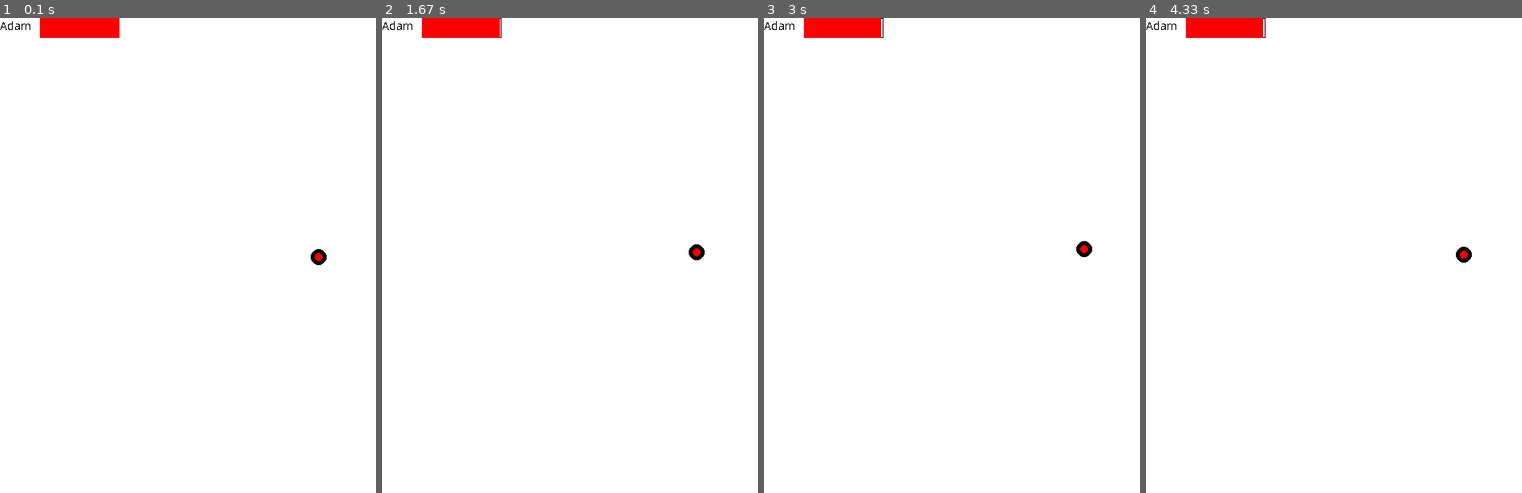
Above: before the commit, frames 1-4 (left to right).
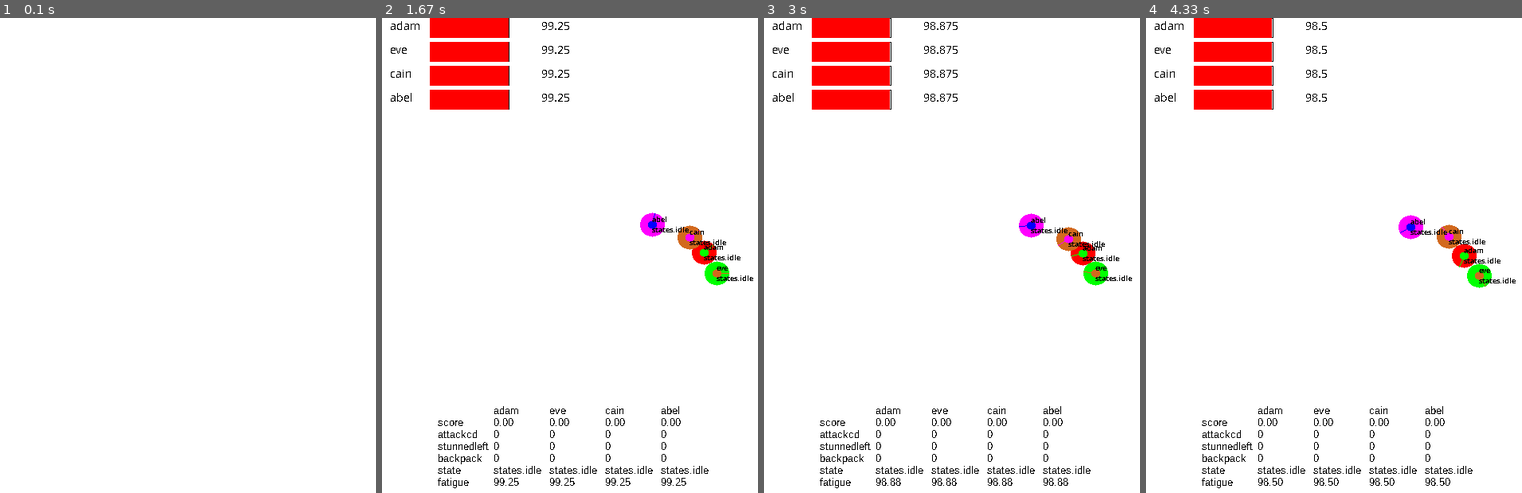
Above: after the commit, the same moments.

Repository: zaferyumruk/Unfed
Game: pygame game, started from pygame_try.py
The game is run twice, just before and just after one commit, with the same random seed, the same clock (stepped at 60 frames per second) and the same inputs.
Inputs:
- Up to frame 1 (0.1 s): no input
- Up to frame 2 (1.67 s): tap Enter at 0.33 s; tap Space at 0.67 s
- Up to frame 3 (3 s): tap Enter at 2 s
- Up to frame 4 (4.33 s): tap Space at 3.4 s

The runs differ from the first frame. In frame 1, 1.0% of the frame differs, in the area x 0-87%, y 0-53%; in frame 2, 5.2%; in frame 3, 5.2%, in the area x 0-98%, y 0-99%; in frame 4, 5.2%.

Commit message:
a neat debug HUD

Diff:
--- a/denemeler.py
+++ b/denemeler.py
@@ -1,9 +1,48 @@
 #%%
-import numpy as np
 
-np.random.rand(2)-0.5
+from pycallgraph import PyCallGraph
+from pycallgraph.output import GraphvizOutput
+from gatherer import gatherer
+tickrate = 60
+with PyCallGraph(output=GraphvizOutput()):
+    aaron = gatherer(tickrate=tickrate, startingpos=[380, 280])
+    aaron.update()
 
 
+#%%
+from gatherer import gatherer
+
+
+#%%
+dummy = gatherer()
+dummy.fatigue
+#%%
+a = None
+
+#%%
+
+from enum import Enum
+
+
+class foodtype(Enum):
+    berry = 1
+    apple = 2
+    pineapple = 3
+#%%
+def anf(a,b,c):
+    return (a,b,c)
+#%%
+[out1,out2,out3] = anf(1,2,3)
+#%%
+out1
+#%%
+np.arange(1, len(list(foodtype)))
+#%%
+dir(list(foodtype)[0].name)
+len(list(foodtype))
+#%%
+if not a:
+    print('waw')
 #%%
 int(a)
 
@@ -11,11 +50,12 @@
 b = a/np.linalg.norm(a)
 
 #%%
-list(b)
+import numpy as np
+np.arctan(1/np.sqrt(3))/np.pi*360
 
 #%%
 class fatiquedrain():
-    move = 0.1
+    move = 1
     eat = 1
     attack = 3
 
@@ -31,15 +71,48 @@
     following = 2
     eating = 3
     digesting = 4
-
+#%%
+from gatherer import normalize
 
 #%%
-gathererstates.digesting
-
+norm = np.linalg.norm([0, 0])
+norm
 #%%
-out
+'%.2f' % (3.98344)
+#%%
+[0.0] * len([0,0,0])
+#%%
+type(1.0) is float
 
 #%%
 (out)
+#%%
+import pygame
+pygame.init()
+infofont = pygame.font.SysFont('tahoma', 13)
+#%%
+infofont.linesize()
+#%%
+namelabel = infofont.render(str('a'), False, (0, 0, 0))
 
 #%%
+namelabel.get_height()
+#%%
+class fatiguedrain():
+    move = 1  #0.05
+    collect = 1
+    attack = 4
+    beaten = 2
+    lookaround = 3
+    class fatiguedrain1():
+        move = 1  #0.05
+        collect = 1
+        attack = 4
+        beaten = 2
+        lookaround = 3
+
+#%%
+import pygame
+pygame.font.get_fonts()
+
+#%%
--- a/gatherer.py
+++ b/gatherer.py
@@ -1,75 +1,226 @@
 import numpy as np
 from enum import Enum
+
+# ! check this
+def normalize(alist):
+    norm = np.linalg.norm(alist)
+    if norm == 0.0:
+        return [0.0] * len(alist)
+    return [val / norm for val in alist]
+
+
+class containerStates(Enum):
+    empty = 1
+    nonempty = 2
 
 
 class states(Enum):
     idle = 1
     lookingaround = 2
-    following = 3
-    eating = 4
-    exhausted = 5
-
-
-
-class fatiguedrain():
-    move = 0.1
-    eat = 1
-    attack = 2
-    beaten = 4
-
-
-class gatherer():
-    def __init__(self, tickrate, fatigue = 100, startingpos = [0.0,0.0], speed = 2.5, direction = [1.0,1.0]):
+    moving = 3
+    following = 4
+    collecting = 5
+    attacking = 6
+    beaten = 7
+    exhausted = 8
+
+class boosts(Enum):
+    hotfeet = 1
+    devourer = 2
+    weeble = 3
+    strongarm = 4
+    ironlungs = 5
+
+
+class rules():
+    tickrate = 60
+    basespeed = 75 / tickrate #rate, pixels
+    startingfatigue = 100 #value
+    eatspeed = 1.0 / tickrate #rate
+    foodspawnchance = normalize([50, 10, 2]) #value
+    bashstunspan = 2 * tickrate #timespan
+    scoremultiplier = 10 #value
+    attackcd = 1 * tickrate #timespan
+    backpackcap = 5  #value
+    class fatiguedrain():
+        move = 0.1  # per pixel
+        collect = 1 #per action
+        attack = 4  #per action
+        beaten = 2  #per action
+        lookaround = 3  #per action
+    class foodtype(Enum):
+        berry = 1
+        apple = 2
+        pineapple = 3
+
+
+class mahluk():
+    def __init__(self, startingpos):
+        self.position = startingpos
+
+
+class food(mahluk):
+    def __init__(self, startingpos=[0.0, 0.0], foodtype=None):
+        super().__init__(startingpos)
+        self.assignfoodtype(foodtype)
+        self.assignfoodatts()
+        self.collected = False
+
+    def assignfoodtype(self, foodtype):
+        if foodtype is None:
+            idx = np.random.choice(
+                np.arange(0, len(list(rules.foodtype))), p=rules.foodspawnchance)
+            self.foodtype = list(rules.foodtype)[idx]
+        else:
+            self.foodtype = foodtype
+
+    def assignfoodatts(self):
+        if self.foodtype == rules.foodtype.berry:
+            self.amount = 1
+            self.boost = None
+        elif self.foodtype == rules.foodtype.apple:
+            self.amount = 2
+            self.boost = None
+        elif self.foodtype == rules.foodtype.pineapple:
+            self.amount = 1
+            idx = np.random.choice(np.arange(0, len(list(boosts))))
+            self.boost = boosts[idx]
+        else:
+            self.boost = None
+            self.amount = 0
+
+
+class gatherer(mahluk):
+    def __init__(self,
+                 name = 'unnamed',
+                 fatigue=rules.startingfatigue,
+                 startingpos=[0.0, 0.0],
+                 direction=[1.0, 1.0]):
+        super().__init__(startingpos)
+
+        #attributes
+        self.name = name
         #variables
-        self.position = startingpos
         self.assingdirection(direction)
+        self.speed = rules.basespeed
         self.fatigue = fatigue
         self.state = states.idle
-        self.belly = None
+        self.backpack = 0
         self.boosts = []
         self.modifier = {
             'fatiguedrain': 1.0,
             'speed': 1.0,
-            'eattime': 1.0,
+            'eatspeed': 1.0,
             'stuntime': 1.0,
-            'stunnedtime': 1.0
+            'stunnedtime': 1.0,
+            'attackcd':1.0
         }
-
-        # attributes
-        self.speedbase = speed
-        self.eattimebase = 3
-        self.stunbase = 4
+        self.stunnedleft = 0
+        self.attackcd = 0
+        self.currentcommand = None
+        self.currentvariables = []
+        self.score = 0
 
     def update(self):
-        self.mathStuff()
-        self.applyModifiers()
+        # self.checkStateBeaten()
+        # self.reflectBoostEffects()
+        self.consumeFood()
         self.step()
-        self.updateVision()
-
-    def applyModifiers(self):
-        self.speed = self.speedbase * self.modifier['speed']
-
-    def step(self):
-        fatigueloss = self.speed * fatiguedrain.move * self.modifier['fatiguedrain']
-        if self.fatigue != 0:
-            if self.fatigue < fatigueloss:
-                remains = self.fatigue / fatigueloss
-                self.fatigue = 0
-            else:
-                remains = 1
-                self.fatigue = self.fatigue - fatigueloss
-
-            self.position[0] = self.position[0] + self.direction[0] * self.speed * remains
-            self.position[1] = self.position[1] + self.direction[1] * self.speed * remains
-
-
-
+        # self.updateVision()
+
+    def checkStateBeaten(self):
+        if self.stunnedleft > 0:
+            self.stunnedleft = self.stunnedleft - 1
+            if self.stunnedleft <= 0:
+                self.states = states.idle
+
+    # * BASIC ACTIONS
+    # if food is collected beforehand in same step collectFood fails, next step update vision solves the disappearing food problem
+    def collectFood(self,food):
+        success = False
+        if food.collected is False:
+            success = self.addFood(food.amount)
+            if success:
+                food.collected = True
+        self.state = states.idle
+        return success
+
+    def bash(self,gatherer):
+        success = False
+        if self.attackcd <= 0.0:
+            _ = self.reducefatigue(rules.fatiguedrain.attack)
+            _ = gatherer.reducefatigue(rules.fatiguedrain.beaten)
+            gatherer.stunnedleft = rules.bashstunspan * self.modifier['stuntime'] * gatherer.modifier['stunnedtime']
+            gatherer.state = states.beaten
+            self.attackcd = rules.attackcd * self.modifier['attackcd']
+            self.addFood(gatherer.backpack)
+            gatherer.backpack = 0.0
+            success = True
+        return success
+
+    # reveal foods in whole map
+    def lookaround(self):
+        return None
+
+    # * UPDATES
+    def consumeFood(self):
+        tobeconsumed = rules.eatspeed * self.modifier['eatspeed']
+        [self.backpack, ratioeaten, _] = self.reduceLimited(self.backpack, tobeconsumed)
+        self.score = self.score + tobeconsumed * ratioeaten * rules.scoremultiplier
+
+    def reflectBoostEffects(self):
+        self.speed = rules.basespeed * self.modifier['speed']
+
+    # reveal foods within a vicinity, at no cost
+    # ! Please call after collect food or maybe after everything else
     def updateVision(self):
         return None
 
+
+    # * USEFUL BASIC FUNCTIONS
+    def reducefatigue(self, fatigueloss):
+        [self.fatigue, ratioextracted, state] = self.reduceLimited(
+            self.fatigue, fatigueloss)
+        if state == containerStates.empty:
+            self.state = states.exhausted
+        return ratioextracted
+
+    def addFood(self, foodamount):
+        success = False
+        if self.backpack < rules.backpackcap:
+            success = True
+            if (self.backpack + foodamount) > rules.backpackcap:
+                self.backpack = rules.backpackcap
+            else:
+                self.backpack = self.backpack + foodamount
+        return success
+
+    # uses speed and current direction
+    # ! PLEASE HANDLE (0,0) direction
+    def step(self):
+        fatigueloss = self.speed * rules.fatiguedrain.move * self.modifier['fatiguedrain']
+        if self.state != states.exhausted:
+            remains = self.reducefatigue(fatigueloss)
+            self.position[0] = self.position[
+                0] + self.direction[0] * self.speed * remains
+            self.position[1] = self.position[
+                1] + self.direction[1] * self.speed * remains
+
+    def reduceLimited(self, holdervariable, tobeextracted):
+        ratioextracted = 0.0
+        state = containerStates.empty
+        if holdervariable != 0.0:
+            if holdervariable <= tobeextracted:
+                ratioextracted = holdervariable / tobeextracted
+                holdervariable = 0.0
+            else:
+                holdervariable = holdervariable - tobeextracted
+                state = containerStates.nonempty
+                ratioextracted = 1.0
+        return holdervariable, ratioextracted, state
+
     def mathStuff(self):
         return None
 
-    def assingdirection(self,direction):
-        norm = np.linalg.norm(direction)
-        self.direction = [ax/norm for ax in direction]
+    def assingdirection(self, direction):
+        self.direction = normalize(direction)
--- a/pygame_try.py
+++ b/pygame_try.py
@@ -1,72 +1,157 @@
-#%%
 import pygame
+from pygame import gfxdraw
 import numpy as np
-from gatherer import gatherer
+from gatherer import gatherer, rules, food
 import random
-
-pygame.init()
-
-windowsize = (800,600)
-
-white = (255,255,255)
-black = (0,0,0)
-
-red = (255,0,0)
-green = (0,255,0)
-blue = (0,0,255)
-
-
-pygame.font.init() # you have to call this at the start,
-# if you want to use this module.
-myfont = pygame.font.SysFont('Comic Sans MS', 15) #This creates a new object on which you can call the render method.
 
 
 
 
-gameDisplay = pygame.display.set_mode(windowsize)
-pygame.display.set_caption('Unfed')
-gameDisplay.fill(white)
-clock = pygame.time.Clock()
+def main():
+    pygame.init()
 
-Running = True
-updating = False
-tickrate = 60
-
-adam = gatherer(tickrate=tickrate,startingpos=[400,300])
-
-while Running:
-    for event in pygame.event.get():
-        if event.type == pygame.QUIT:
-            Running = False
-            # quit()
-        # if event.type == pygame.MOUSEMOTION:
-        if event.type == pygame.KEYDOWN:
-            updating = True
-            adam.assingdirection(list(np.random.rand(2)-0.5))
-        if event.type == pygame.KEYUP:
-            updating = False
-
-    gameDisplay.fill(white)
-
-    if updating:
-        adam.update()
-        pygame
+    windowsize = [800,600]
 
 
 
-    textsurface = myfont.render('Adam', False, black) #This creates a new surface with text already drawn onto it. At the end you can just blit the text surface onto your main screen.
-
-    gameDisplay.blit(textsurface, (0, 0))
-    pygame.draw.rect(gameDisplay, black, [50, 0, 100, 25], 1)
-    pygame.draw.rect(gameDisplay, red, [50, 0,  int(adam.fatigue), 25], 0)
-    pygame.draw.circle(gameDisplay, black, [int(pos) for pos in adam.position], 10)
-    pygame.draw.circle(gameDisplay, red, [int(pos) for pos in adam.position],5)
+    white = (255,255,255)
+    black = (0,0,0)
+    chocolate = (210, 105, 30)
+    red = (255,0,0)
+    green = (0,255,0)
+    blue = (0,0,255)
+    magenta = (255, 0, 255)
+    colors = [
+        red,
+        green,
+        chocolate,
+        magenta,
+        blue
+    ]
 
 
-    # quit()
+    pygame.font.init() # you have to call this at the start,
+    # if you want to use this module.
+    myfont = pygame.font.SysFont('Comic Sans MS', 15) #This creates a new object on which you can call the render method.
+    labelfont = pygame.font.SysFont('Comic Sans MS', 10, True)
+    infofont = pygame.font.SysFont('tahoma', 13)
 
-    pygame.display.update()
-    clock.tick(tickrate)
+
+    gameDisplay = pygame.display.set_mode(windowsize)
+    pygame.display.set_caption('Unfed')
+    gameDisplay.fill(white)
+    clock = pygame.time.Clock()
+
+    Running = True
+    updating = False
+    tickrate = rules.tickrate
+
+    gathererlist = []
+    gathererlist.append(gatherer(name='adam', startingpos=[400, 300]))
+    gathererlist.append(gatherer(name='eve', startingpos=[420, 320]))
+    gathererlist.append(gatherer(name='cain', startingpos=[380, 280]))
+    gathererlist.append(gatherer(name='abel', startingpos=[340, 260]))
+    # apple = food(startingpos=[380, 280])
+
+    def updateGathererOnBoard(gatherer, count):
+        color1 = colors[(count) % len(colors)]
+        color2 = colors[(count + 1) % len(colors)]
+        intpos = [int(pos) for pos in gatherer.position]
+        dirlenscale = 15
+        dirtippos = [int(gatherer.position[idx]+gatherer.direction[idx]*dirlenscale)
+                    for idx in range(len(gatherer.position))]
+        # dirangle = np.arctan(
+        #     gatherer.direction[1] / gatherer.direction[0]) / np.pi * 360 + 180
+
+        nametext = myfont.render( gatherer.name, False, black)
+        datatext = myfont.render(str(gatherer.fatigue), False, black)
+        statustext = labelfont.render(str(gatherer.state), False, black)
+        namelabel = labelfont.render(str(gatherer.name), False, black)
+
+        h = 25
+        ybase = count*(h+5)
+        gameDisplay.blit(nametext, (10, ybase))
+        gameDisplay.blit(datatext, (200, ybase))
+        pygame.draw.rect(gameDisplay, black, [60, ybase, 100, 25], 1)
+        barvalue = int(gatherer.fatigue)
+        # barvalue = int(gatherer.backpack * 20)
+        if barvalue != 0:
+            pygame.draw.rect(gameDisplay, red, [60, ybase, barvalue, 25], 0)
+        pygame.gfxdraw.filled_circle(gameDisplay, intpos[0], intpos[1], 15,
+                                        color1)
+        pygame.gfxdraw.filled_circle(gameDisplay, intpos[0], intpos[1], 5,
+                                        color2)
+        pygame.gfxdraw.line(gameDisplay, intpos[0], intpos[1],
+                            dirtippos[0], dirtippos[1], color2)
+        # pygame.gfxdraw.pie(gameDisplay, intpos[0], intpos[1], 15,
+        #                    int(dirangle + 15), int(dirangle - 15), color1)
+        gameDisplay.blit(statustext,
+                         (gatherer.position[0], gatherer.position[1]))
+        gameDisplay.blit(
+            namelabel,
+            (gatherer.position[0], gatherer.position[1] - statustext.get_height()))
+
+
+    def infoHUD(dude = None, count=0):
+        watchedattrs = ['fatigue','state','backpack','stunnedleft','attackcd','score']
+        hy = 15
+        hx = 70
+        ystart = windowsize[1] - 25
+        xstart = hx * (count+1)
+        if dude is not None:
+            for attrname in watchedattrs:
+                attr = getattr(dude, attrname)
+                if type(attr) is float:
+                    datatext = infofont.render('%.2f' % (attr), False, black)
+                else:
+                    datatext = infofont.render(str(attr), False, black)
+                gameDisplay.blit(datatext, (xstart, ystart))
+                ystart = ystart - hy
+            datatext = infofont.render(str(dude.name), False, black)
+            gameDisplay.blit(datatext, (xstart, ystart))
+        else:
+            for attrname in watchedattrs:
+                datatext = infofont.render(str(attrname), False, black)
+                gameDisplay.blit(datatext, (xstart, ystart))
+                ystart = ystart - hy
+
+    while Running:
+        for event in pygame.event.get():
+            if event.type == pygame.QUIT:
+                Running = False
+                # quit()
+            # if event.type == pygame.MOUSEMOTION:
+            if event.type == pygame.KEYDOWN:
+                updating = True
+                for dude in gathererlist:
+                    dude.assingdirection(list(np.random.rand(2) - 0.5))
+            if event.type == pygame.KEYUP:
+                updating = False
+
+        # myinfotext(3, apple.collected)
+
+        if updating:
+            gameDisplay.fill(white)
+            dudecount = 0
+            infoHUD()
+            for dude in gathererlist:
+                dude.update()
+                updateGathererOnBoard(dude, dudecount)
+                dudecount = dudecount + 1
+                infoHUD(dude,dudecount)
+            # myinfotext(3, apple.collected)
+            pygame
+
+        pygame.display.update()
+
+        clock.tick(tickrate)
+
+
+
+
+
+# quit()
+
 # crashed = False
 # while not crashed:
 #     for event in pygame.event.get():
@@ -83,7 +168,6 @@
 
 
 
-
-pygame.quit()
+main()
 
 #%%
Binary file added: pycallgraph.png
Not shown, added: mtrand.pyx
